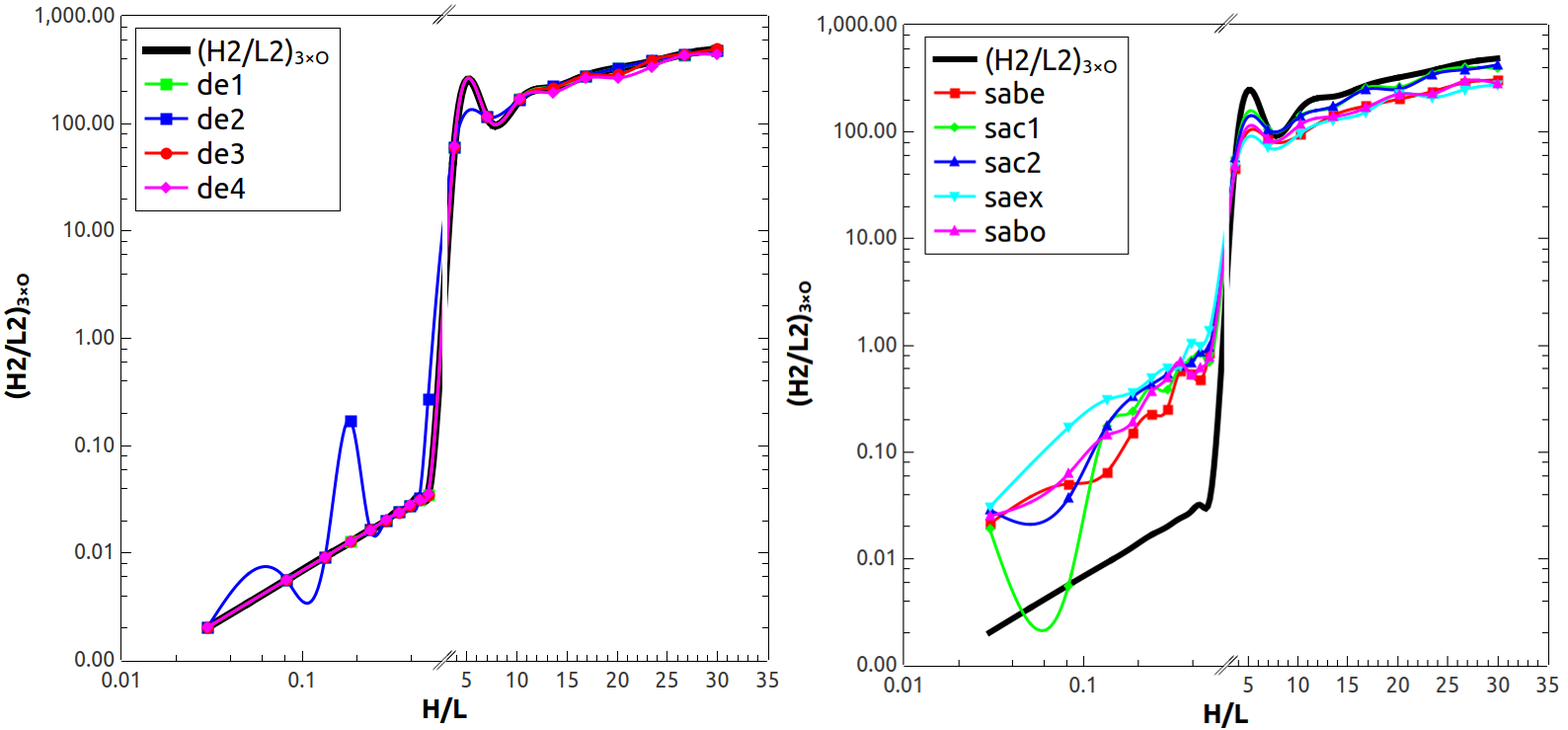
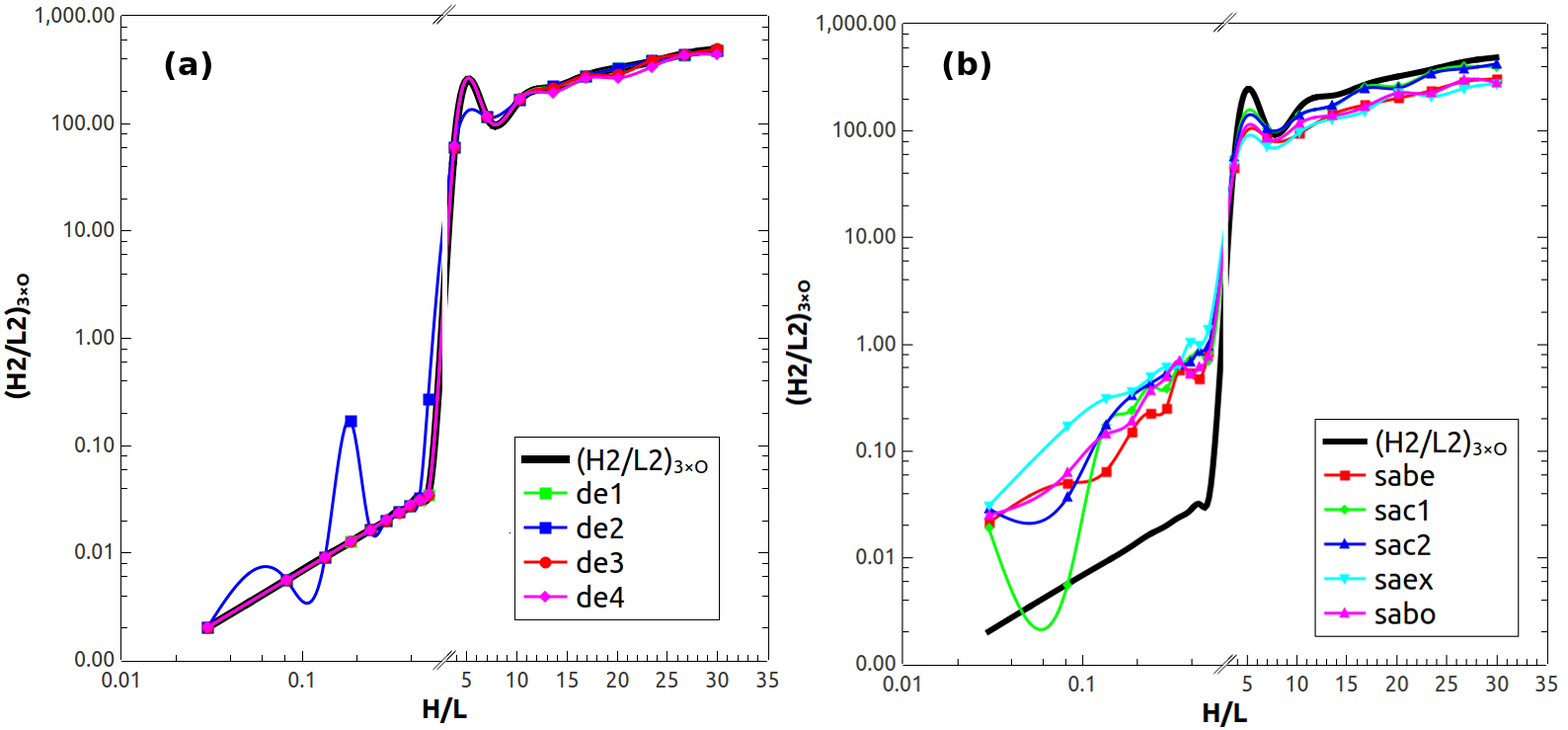
Layers edited between the first and the second 1568 × 730 image:
added layer "leg_b" above "lega" over [1314, 417, 1520, 637]
added layer "lega" above "a" over [509, 436, 720, 621]
added layer "a" above "b" over [164, 51, 212, 80]
added layer "b" above "sa" over [942, 51, 991, 80]
painted on "sa" over [784, 11, 1560, 728]
painted on "g_hl_h2l2_1.png" over [130, 27, 341, 212]
added layer "fundo" over [130, 11, 1560, 728]
